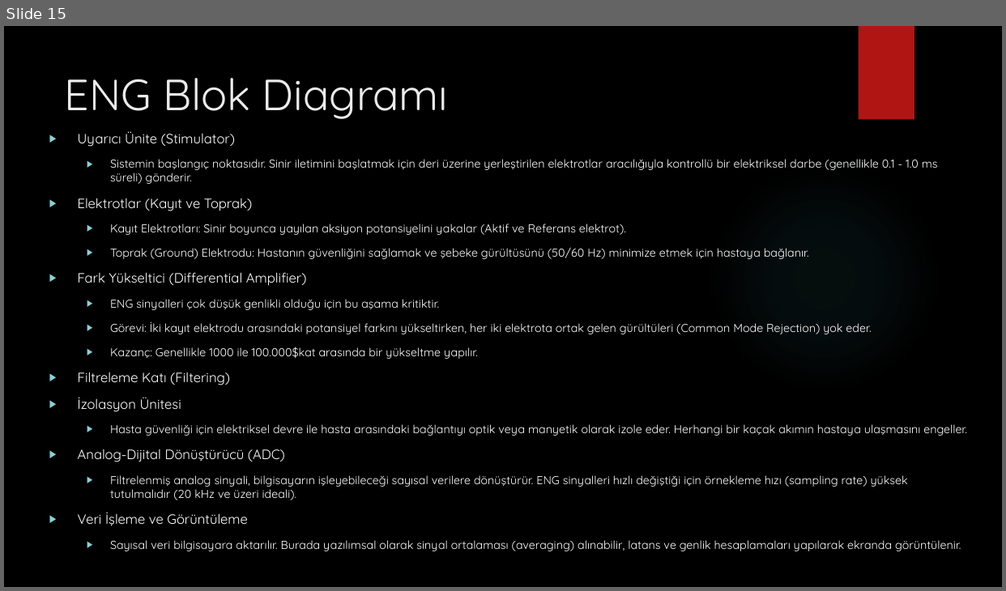
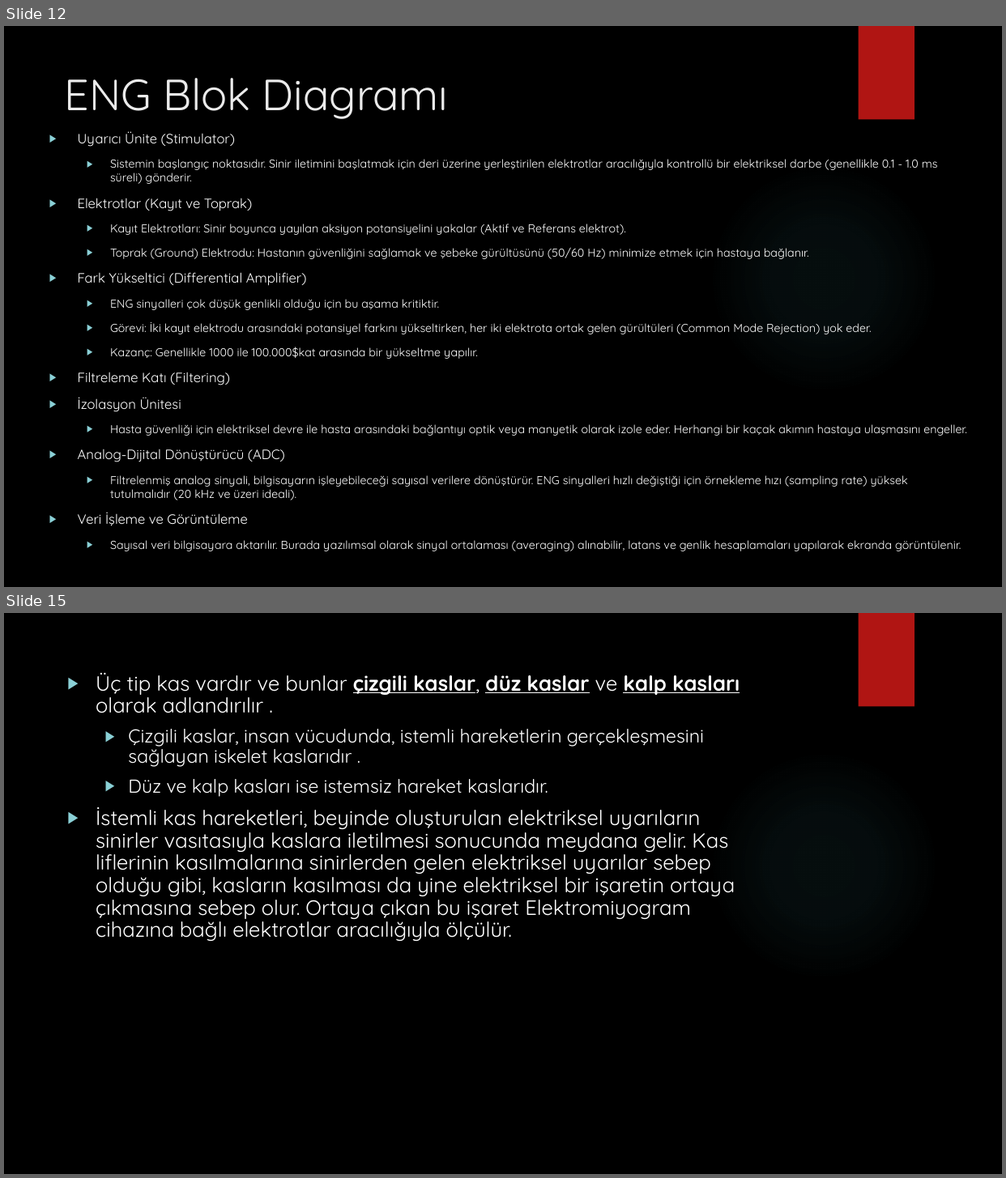
Before and after one commit to karakasmf/Introduction-to-BME, a slide deck: elektronörogram.pptx. Shown one above the other, each under a label of ours: slide 15 before the commit, slides 12 and 15 after it; the slides between them are not shown. The pictures are 1006x591 and 1006x1178 pixels, drawn with LibreOffice and Linux fonts; fonts in the diff are those of the drawing; background and template pictures are left out. Boxes give left, top, right and bottom in pixels: in the first picture for what was removed or moved away, otherwise in the second. Text is boxed around its words. In the diff, an @@ line names an element or a change of style, - is before the commit and + after.

```diff
--- a/elektronörogram.pptx
+++ b/elektronörogram.pptx
@@ slide 15 added at [4, 613, 1002, 1174], background picture (left out); not listed: 2 template elements that a slide beside it also shows @@
@@ text added at [96, 673, 739, 941], 20 pt, text #FFFFFF @@
+▶ Üç tip kas vardır ve bunlar çizgili kaslar, düz kaslar ve kalp kasları olarak adlandırılır .
+  ▶ Çizgili kaslar, insan vücudunda, istemli hareketlerin gerçekleşmesini sağlayan iskelet kaslarıdır .
+  ▶ Düz ve kalp kasları ise istemsiz hareket kaslarıdır.
+▶ İstemli kas hareketleri, beyinde oluşturulan elektriksel uyarıların sinirler vasıtasıyla kaslara iletilmesi sonucunda meydana gelir. Kas liflerinin kasılmalarına sinirlerden gelen elektriksel uyarılar sebep olduğu gibi, kasların kasılması da yine elektriksel bir işaretin ortaya çıkmasına sebep olur. Ortaya çıkan bu işaret Elektromiyogram cihazına bağlı elektrotlar aracılığıyla ölçülür.
@@ what was slide 15 is now slide 12 @@
```
Also in this commit, not shown: 13 other slides added, 4 slides removed, 1 other file.
